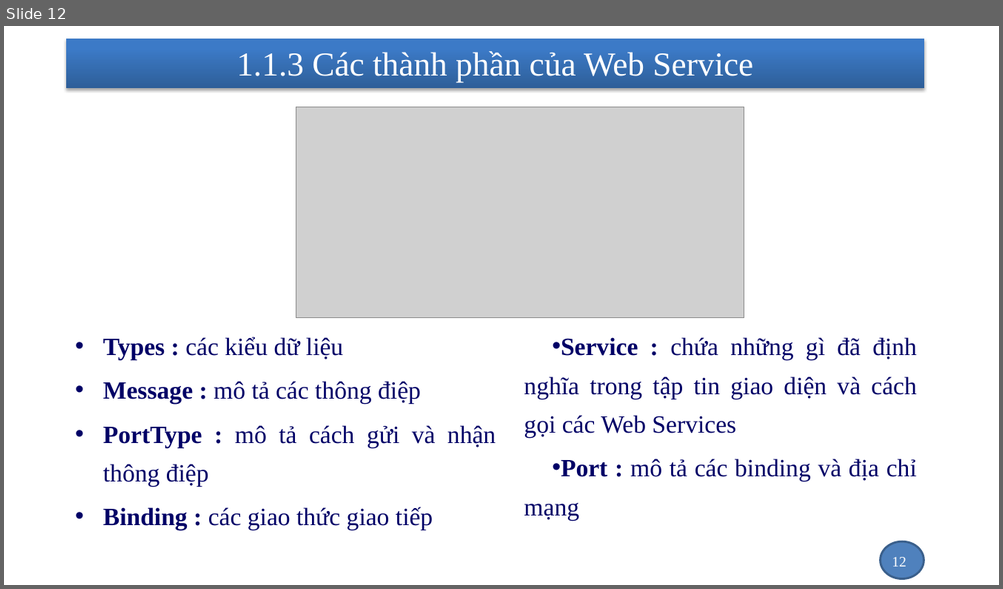
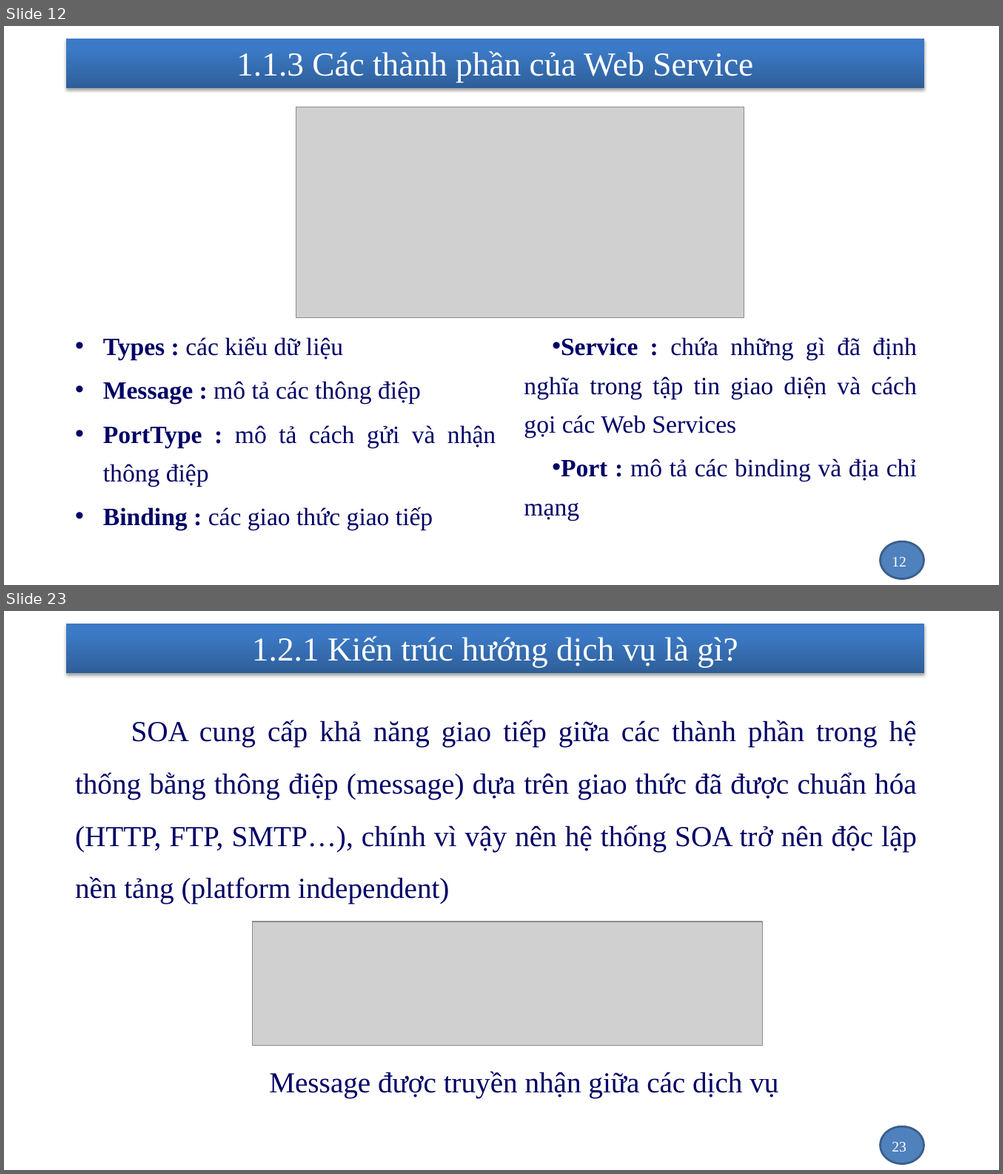
Before and after one commit to nhanhnt/LUANVAN, a slide deck: WORD/luanvan_nhanhnt_ver1.pptx. Shown one above the other, each under a label of ours: slide 12 before the commit, slides 12 and 23 after it; the slides between them are not shown. The pictures are 1003x589 and 1003x1174 pixels, drawn with LibreOffice and Linux fonts; fonts in the diff are those of the drawing; grey boxes stand for pictures; background and template pictures are left out. Boxes give left, top, right and bottom in pixels: in the first picture for what was removed or moved away, otherwise in the second. Text is boxed around its words. In the diff, an @@ line names an element or a change of style, - is before the commit and + after.

```diff
--- a/WORD/luanvan_nhanhnt_ver1.pptx
+++ b/WORD/luanvan_nhanhnt_ver1.pptx
@@ slide 23 added at <box>4,611,999,1170</box>, background picture (left out); not listed: 2 template elements that a slide beside it also shows @@
@@ title added at <box>252,636,737,667</box>, 32.4 pt, text #FFFFFF @@
+1.2.1 Kiến trúc hướng dịch vụ là gì?
@@ text added at <box>75,720,916,1098</box>, 28 pt, text #000066 @@
+    SOA cung cấp khả năng giao tiếp giữa các thành phần trong hệ thống bằng thông điệp (message) dựa trên giao thức đã được chuẩn hóa (HTTP, FTP, SMTP…), chính vì vậy nên hệ thống SOA trở nên độc lập nền tảng (platform independent)
+    Message được truyền nhận giữa các dịch vụ
@@ picture added at <box>253,922,762,1047</box> @@
@@ page number added at <box>891,1142,906,1152</box>, 14 pt, text #FFFFFF @@
+23
```
Also in this commit, not shown: 2 slides changed, 14 other slides added, 1 other file.
